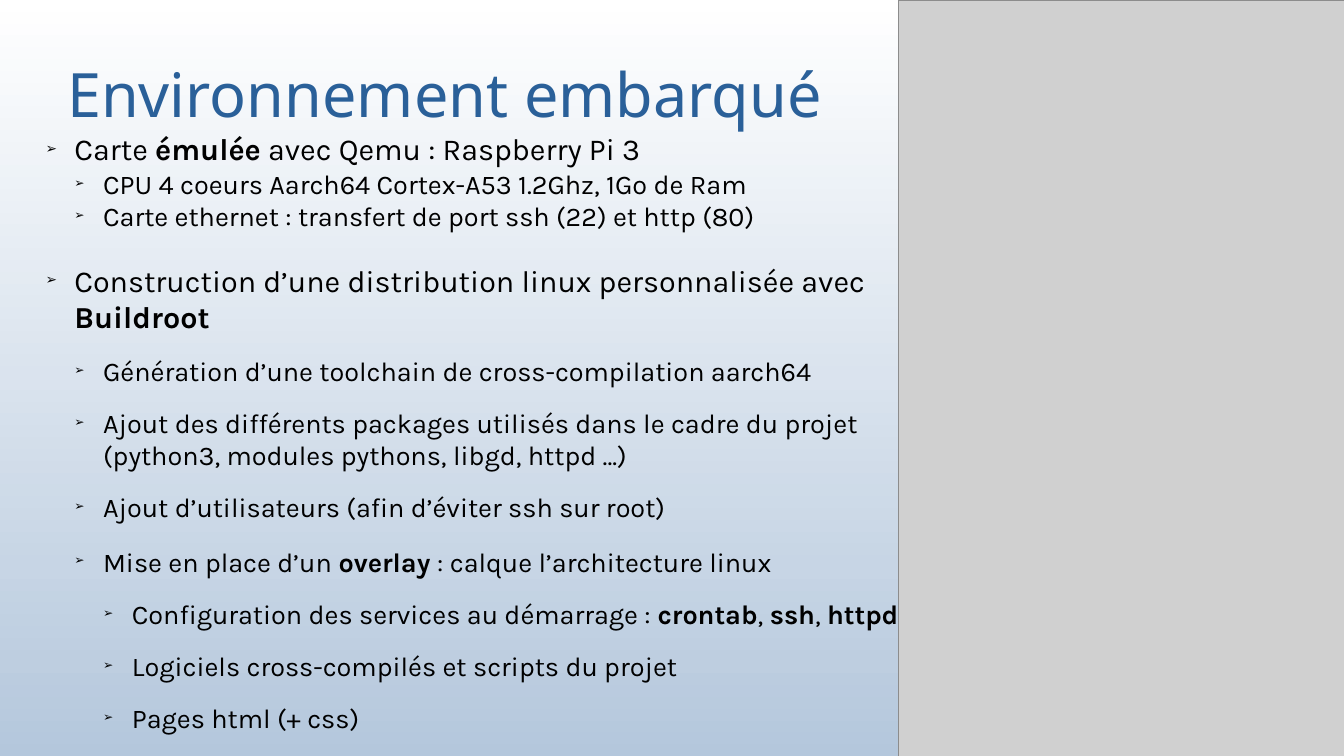
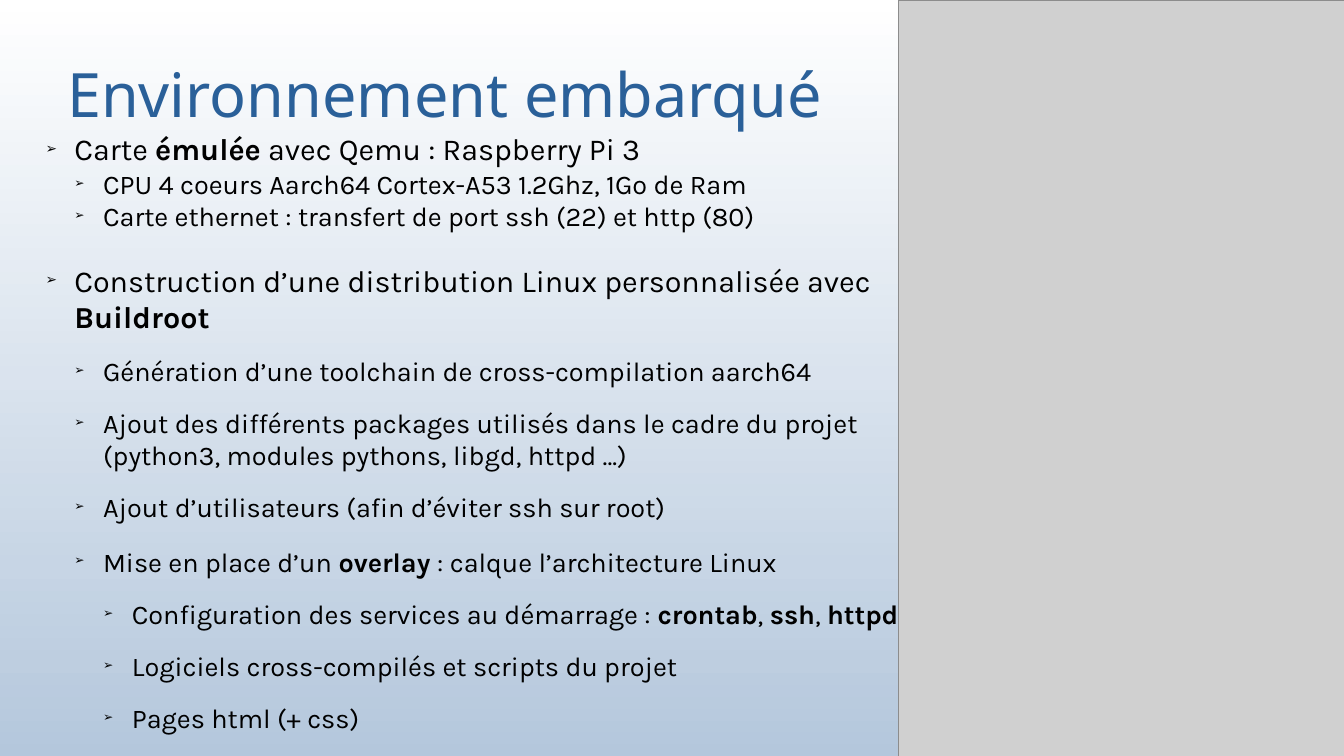
Before and after one commit to bauj/AJC_projet_belib, a slide deck: slide 46 of presentation_projetV2.odp (slide 45 before the commit). Drawn at 1344x756 pixels with LibreOffice and Linux fonts; fonts in the diff are those of the drawing; grey boxes stand for pictures. Boxes give left, top, right and bottom in pixels: in the first picture for what was removed or moved away, otherwise in the second. Text is boxed around its words. In the diff, an @@ line names an element or a change of style, - is before the commit and + after.

```diff
--- a/presentation_projetV2.odp
+++ b/presentation_projetV2.odp
@@ text at [74, 269, 870, 329]: text changed @@
-➢ Construction d’une distribution linux personnalisée avec Buildroot
+➢ Construction d’une distribution Linux personnalisée avec Buildroot
@@ text at [103, 553, 776, 578]: text changed @@
-  ➢ Mise en place d’un overlay : calque l’architecture linux
+  ➢ Mise en place d’un overlay : calque l’architecture Linux
```
Also in this commit, not shown: 20 other slides changed, 1 slide added, 5 other files.
